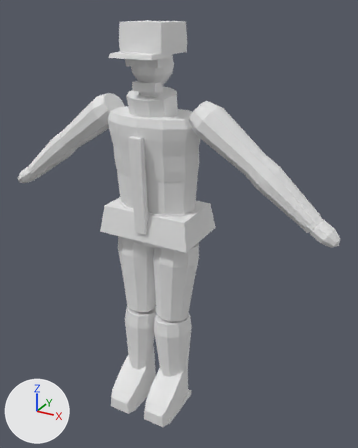
The FBX model Assets/Pedestrians/Staged/Models/LastRouteFerryman3D.fbx: old version first, new version second.
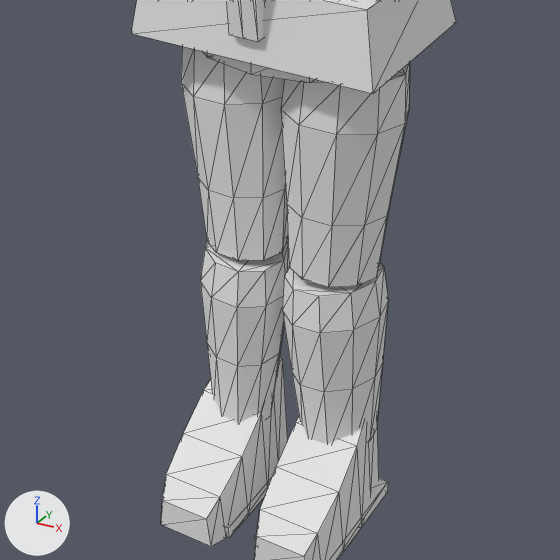
The first picture shows the older version from a 50 mm lens placed at (1.054, -1.713, 1.803), pointed at (0.099, 0.024, 0.934). The close-ups show the older and then the newer version on the part from 15% to 71% of the width and 49% to 93% of the height of that picture. Only the edits that show in the close-ups are written down. The axes (+X, +Y, +Z) are drawn at lower left. The lights are the same throughout. The close-ups show mesh edges as thin lines.

The scene before the commit, as lines of its bpy script (objects in view):
```python
ob_clo_shin_l = bpy.data.objects.new('CLO_Shin.L', me_clo_shin_l_mesh_001)
ob_clo_shin_l.location = (0.088, -0.014, 0.485)
ob_clo_shin_r = bpy.data.objects.new('CLO_Shin.R', me_clo_shin_r_mesh_001)
ob_clo_shin_r.location = (-0.088, 0.01, 0.485)
ob_clo_thigh_l = bpy.data.objects.new('CLO_Thigh.L', me_clo_thigh_l_mesh_001)
ob_clo_thigh_l.location = (0.092, 0.01, 0.878)
ob_clo_thigh_r = bpy.data.objects.new('CLO_Thigh.R', me_clo_thigh_r_mesh_001)
ob_clo_thigh_r.location = (-0.092, -0.004, 0.878)
ob_geo_boot_r = bpy.data.objects.new('GEO_Boot.R', me_geo_boot_r_mesh_001)
ob_geo_boot_r.location = (-0.096, 0.014, 0.095)
# also in view: 'CLO_CoatHem' at (0.0, 0.013, 0.951); 'CLO_CoatFacing' at (0.0, -0.131, 1.135); 'GEO_Boot.L' at (0.094, -0.093, 0.112); 'CLO_CoatSeat' at (0.0, 0.015, 0.941); 'GEO_BootSole.L' at (0.094, -0.076, 0.012)
```
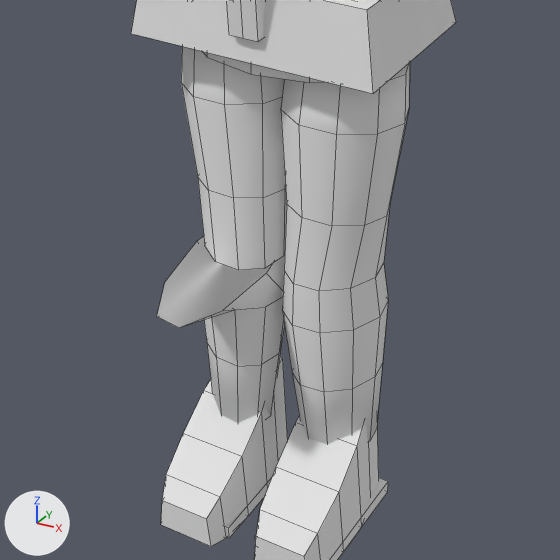
The newer file adds a shape key; the second version is drawn at full value of the shape key 'JointVolume.Knee.R' of 'CLO_Shin.R', and the change is written as the vertex moves it makes.

What the commit changed:
me_clo_shin_r_mesh_001 is used by ob_clo_shin_r; location (-0.088, 0.01, 0.485).
me_clo_shin_r_mesh_001 had 40 vertices, 76 faces and spanned x -0.081..0.085, y -0.116..0.049, z -0.343..-0.004.
me_clo_shin_r_mesh_001 now has 40 vertices, 32 faces and spans x -0.081..0.085, y -0.281..0.12, z -0.343..0.002.
Part 1, on me_clo_shin_r_mesh_001:
7 vertices are removed from x -0.063..0.08, y -0.107..0.044, z -0.013..-0.004.
76 faces are deleted.
7 vertices move from x -0.072..0.075, y -0.116..0.046, z -0.074..-0.006 to x -0.071..0.075, y -0.122..0.12, z -0.074..0.002.
7 vertices are added at x -0.064..0.081, y -0.281..0.113, z -0.004..0.002.
32 new faces join them.
me_clo_thigh_r_mesh_001 is used by ob_clo_thigh_r; location (-0.092, -0.004, 0.878).
me_clo_thigh_r_mesh_001 had 40 vertices, 76 faces and spanned x -0.109..0.094, y -0.088..0.096, z -0.395..-0.011.
me_clo_thigh_r_mesh_001 now has 40 vertices, 32 faces and spans x -0.109..0.094, y -0.093..0.096, z -0.395..-0.011.
Part 2, on me_clo_thigh_r_mesh_001:
5 vertices are removed from x -0.054..0.082, y -0.078..0.046, z -0.395..-0.388.
76 faces are deleted.
5 vertices move from x -0.068..0.068, y -0.074..0.051, z -0.394..-0.387 to x -0.068..0.075, y -0.091..0.059, z -0.395..-0.392.
5 vertices are added at (0.041, -0.093, -0.395), (-0.047, -0.061, -0.393), (-0.059, 0.032, -0.392), (0.022, 0.058, -0.393), (0.084, -0.02, -0.395).
32 new faces join them.
me_clo_thigh_l_mesh_001 is used by ob_clo_thigh_l; location (0.092, 0.01, 0.878).
me_clo_thigh_l_mesh_001 had 40 vertices, 76 faces and spanned x -0.094..0.109, y -0.104..0.079, z -0.395..-0.011.
me_clo_thigh_l_mesh_001 now has 40 vertices, 32 faces and spans x -0.094..0.109, y -0.104..0.079, z -0.395..-0.011.
Part 3, on me_clo_thigh_l_mesh_001:
5 vertices are removed from x -0.082..0.054, y -0.088..0.036, z -0.395..-0.387.
76 faces are deleted.
5 vertices move from x -0.069..0.068, y -0.084..0.04, z -0.395..-0.386 to x -0.075..0.068, y -0.098..0.053, z -0.395..-0.391.
5 vertices are added at (0.047, -0.068, -0.391), (-0.041, -0.1, -0.392), (-0.084, -0.026, -0.395), (-0.022, 0.051, -0.395), (0.059, 0.025, -0.393).
32 new faces join them.
me_clo_shin_l_mesh_001 is used by ob_clo_shin_l; location (0.088, -0.014, 0.485).
me_clo_shin_l_mesh_001 had 40 vertices, 76 faces and spanned x -0.085..0.081, y -0.083..0.083, z -0.342..-0.006.
me_clo_shin_l_mesh_001 now has 40 vertices, 32 faces and spans x -0.085..0.081, y -0.083..0.083, z -0.342..0.002.
Part 4, on me_clo_shin_l_mesh_001:
5 vertices are removed from x -0.08..0.063, y -0.076..0.075, z -0.011..-0.007.
76 faces are deleted.
5 vertices move from x -0.071..0.072, y -0.074..0.077, z -0.011..-0.006 to x -0.071..0.072, y -0.074..0.077, z -0.002..0.002.
5 vertices are added at (0.063, 0.049, 0.0), (0.051, -0.044, 0.002), (-0.037, -0.076, 0.001), (-0.08, -0.002, -0.002), (-0.018, 0.075, -0.002).
32 new faces join them.

Boxes (x1, y1, x2, y2) around the edits, measured in the close-ups (560 x 560 px):
'CLO_Thigh.L', reshaped: before (281, 62, 410, 287); after (281, 62, 410, 291)
'CLO_Thigh.R', reshaped: before (181, 46, 288, 261); after (181, 46, 287, 270)
'CLO_Shin.R', reshaped: before (200, 241, 290, 423); after (157, 236, 285, 423)
'CLO_Shin.L', reshaped: before (282, 262, 388, 444); after (282, 263, 388, 444)
